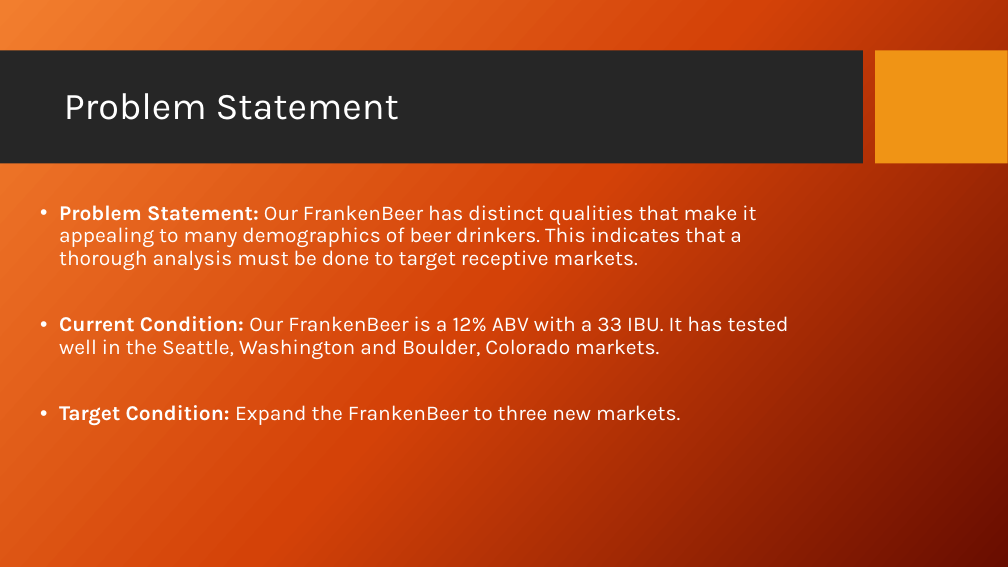
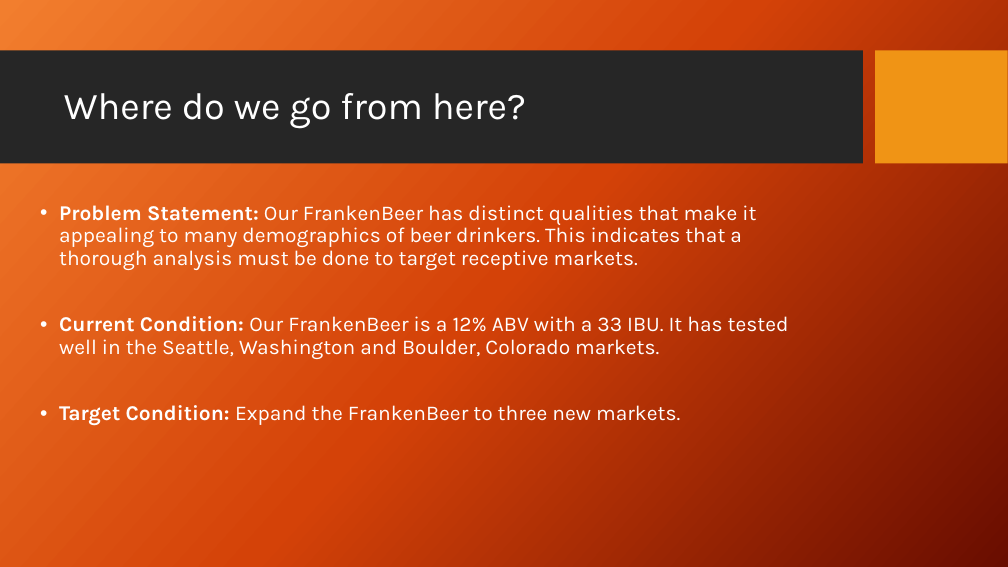
Before and after one commit to nickcellini/DDS-Case-Study-ACQN, a slide deck: slide 6 of Case Study - Project 1 - Final.pptx. Drawn at 1008x567 pixels with LibreOffice and Linux fonts; fonts in the diff are those of the drawing; background and template pictures are left out. Boxes give left, top, right and bottom in pixels: in the first picture for what was removed or moved away, otherwise in the second. Text is boxed around its words. In the diff, an @@ line names an element or a change of style, - is before the commit and + after.

```diff
--- a/Case Study - Project 1 - Final.pptx
+++ b/Case Study - Project 1 - Final.pptx
@@ title at (64, 93, 526, 128): text changed @@
-Problem Statement
+Where do we go from here?
```
Also in this commit, not shown: 3 other slides changed, 1 slide added, 1 slide removed.
